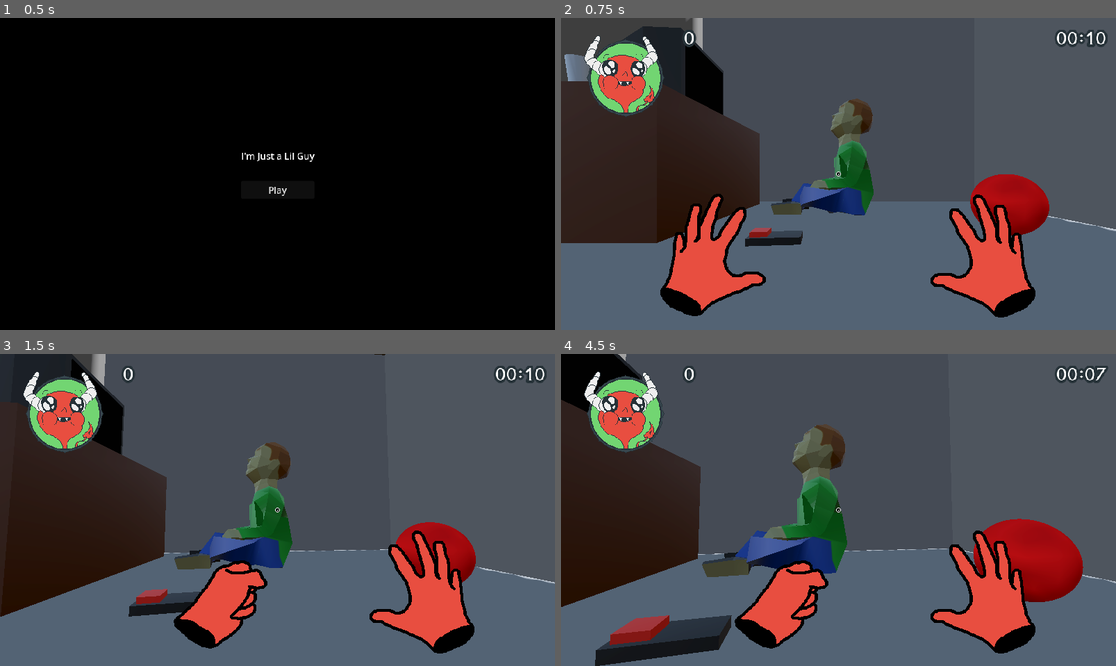
Above: before the commit, frames 1-4 (two rows, left to right).
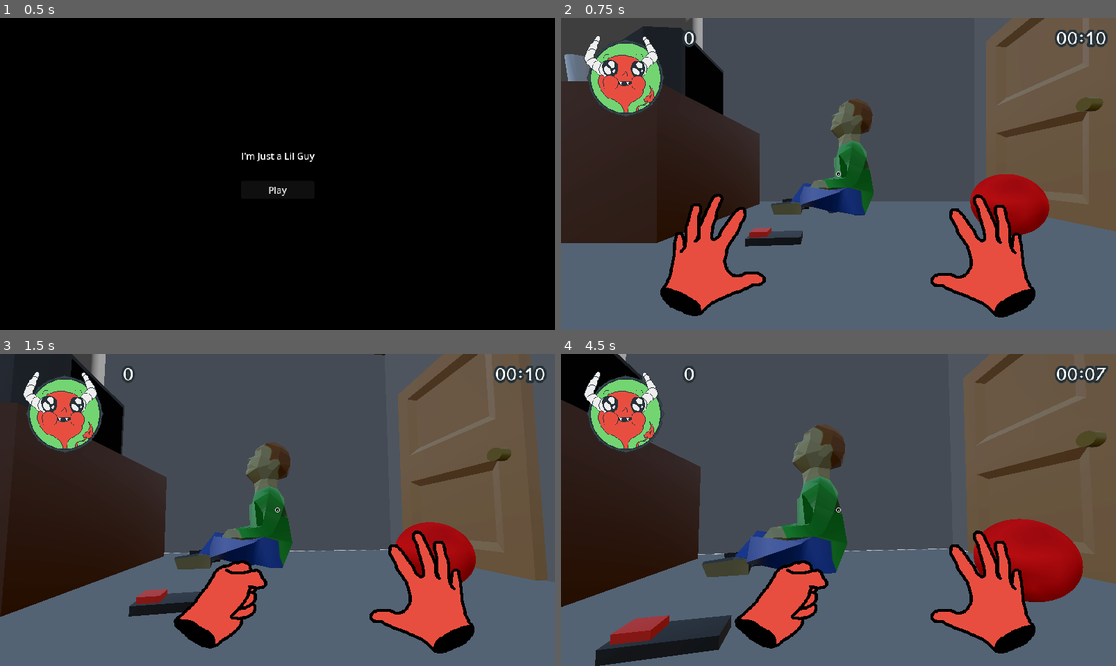
Above: after the commit, the same moments.

Repository: fleetfoxx/little-mischief
Game: Godot game, scene res://Scenes/Game/game.tscn
The game is run twice, just before and just after one commit, with the same random seed, the same clock (stepped at 60 frames per second) and the same inputs. The engine's default icon, where the game draws it, is replaced by a stand-in: a white triangle on a blue panel in a dark square.
Inputs (mouse positions are in pixels of both pictures, inside the frame that each line leads up to):
- Up to frame 1 (0.5 s): no input
- Up to frame 2 (0.75 s): click "Play" at 0.5 s
- Up to frame 3 (1.5 s): tap Enter at 1.25 s; move the mouse to (305, 510) at 1.27 s; press the mouse at (305, 510) at 1.28 s; hold W (move-forward) from 1.28 s (still down)
- Up to frame 4 (4.5 s): keep holding W (move-forward); tap Space (jump) at 1.52, 2.27, 3.77 s; move the mouse to (810, 510) at 2.02 s; release the mouse at (810, 510) at 2.03 s; right-click (810, 510) at 2.1 s; move the mouse to (849, 503) at 2.77 s; press the mouse at (849, 503) at 2.78 s; move the mouse to (832, 516) at 3.52 s; release the mouse at (832, 516) at 3.53 s; right-click (832, 516) at 3.6 s; tap R (respawn) at 4.25 s; move the mouse to (877, 513) at 4.27 s; press the mouse at (877, 513) at 4.28 s

Frame 1 is identical in both runs. In frame 2, 13% of the frame differs, in the area x 76-100%, y 0-69%; in frame 3, 15%; in frame 4, 16%, in the area x 72-100%, y 0-74%.

Commit message:
Add door model.

Diff:
--- a/Scenes/Bedroom/bedroom.tscn
+++ b/Scenes/Bedroom/bedroom.tscn
@@ -12,6 +12,7 @@
 [ext_resource type="PackedScene" uid="uid://b35hjwacycgkv" path="res://Scenes/Props/TVRemote/tv_remote.tscn" id="10_my0hu"]
 [ext_resource type="PackedScene" uid="uid://blxqf78hh71nt" path="res://Scenes/Props/WallSocket/wall_socket.tscn" id="11_01rub"]
 [ext_resource type="PackedScene" uid="uid://cmfgjfdlp3mtj" path="res://Scenes/Props/bedroom_window.tscn" id="12_l7e8u"]
+[ext_resource type="PackedScene" uid="uid://col44yqqjag0s" path="res://Scenes/Props/door.tscn" id="13_pu40h"]
 
 [sub_resource type="BoxShape3D" id="BoxShape3D_6g5cc"]
 size = Vector3(4, 0.226074, 6)
@@ -165,3 +166,6 @@
 
 [node name="BedroomWindow" parent="." instance=ExtResource("12_l7e8u")]
 transform = Transform3D(1, 0, 0, 0, 1, 0, 0, 0, 1, -1.81878, 1.67435, 0.133251)
+
+[node name="Door2" parent="." instance=ExtResource("13_pu40h")]
+transform = Transform3D(-4.37114e-08, 0, -1, 0, 1, 0, 1, 0, -4.37114e-08, 2, 0, -2)
--- /dev/null
+++ b/Scenes/Props/door.tscn
@@ -0,0 +1,16 @@
+[gd_scene load_steps=3 format=3 uid="uid://col44yqqjag0s"]
+
+[ext_resource type="PackedScene" uid="uid://nf83hqm168co" path="res://Scenes/Bedroom/door.glb" id="1_th5xv"]
+
+[sub_resource type="BoxShape3D" id="BoxShape3D_th5xv"]
+size = Vector3(1.2478, 2.10864, 0.208008)
+
+[node name="Door" type="StaticBody3D"]
+metadata/_edit_group_ = true
+
+[node name="door2" parent="." instance=ExtResource("1_th5xv")]
+transform = Transform3D(1, 0, 0, 0, 1, 0, 0, 0, 1, 0, 1.05596, 0)
+
+[node name="CollisionShape3D" type="CollisionShape3D" parent="."]
+transform = Transform3D(1, 0, 0, 0, 1, 0, 0, 0, 1, 0, 1.05164, 0)
+shape = SubResource("BoxShape3D_th5xv")
Not shown: 1 places in Scenes/Bedroom/bedroom.tscn that only renumber resources
Binary file added: Scenes/Bedroom/door.glb
Not shown, added: Scenes/Bedroom/door.glb.import
Not shown, changed: Docs/notes.md
Not shown, changed: Models/bedroom.blend
Not shown, changed: Models/bedroom.blend1
